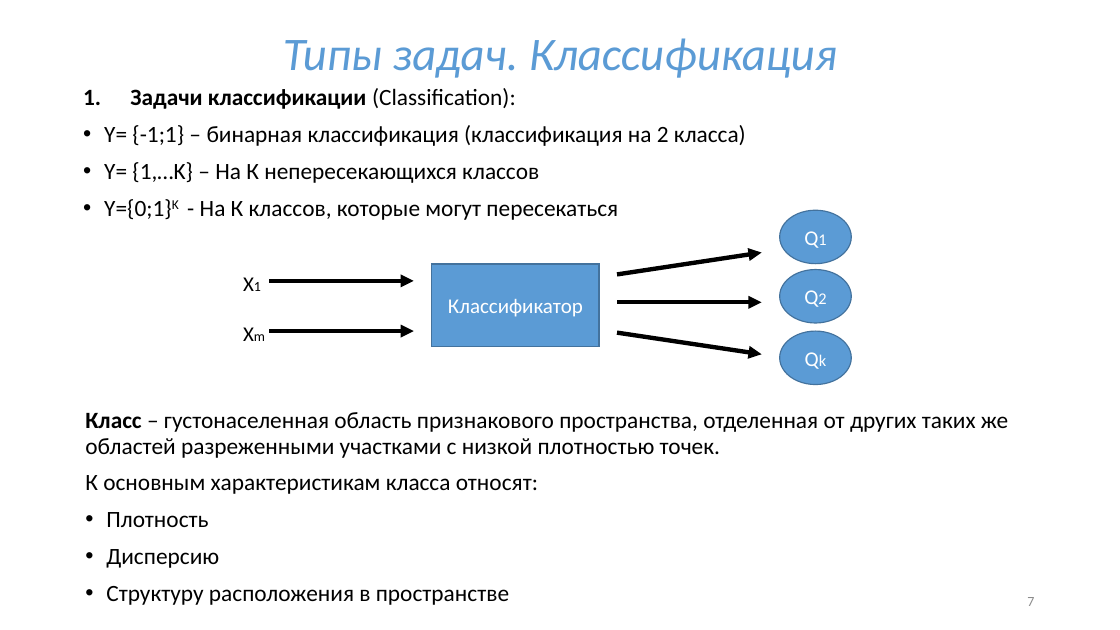
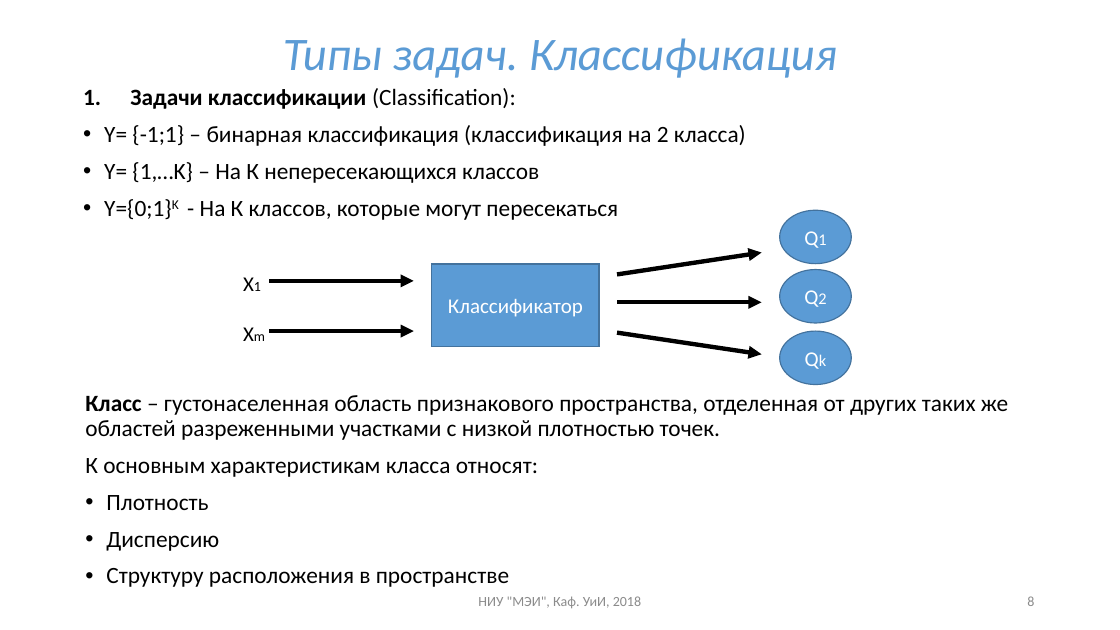
Before and after one commit to uii-mpei/uii-mpei.github.io, a slide deck: slide 8 of study/courses/iis/IIS_lec_1.pptx (slide 7 before the commit). Drawn at 1120x630 pixels with LibreOffice and Linux fonts; fonts in the diff are those of the drawing. Boxes give left, top, right and bottom in pixels: in the first picture for what was removed or moved away, otherwise in the second. Text is boxed around its words. In the diff, an @@ line names an element or a change of style, - is before the commit and + after.

```diff
--- a/study/courses/iis/IIS_lec_1.pptx
+++ b/study/courses/iis/IIS_lec_1.pptx
@@ text "Класс – густонаселенная область признакового ...": place and size @@
-text "Класс – густонаселенная область признакового ..." at (85, 412, 1008, 605)
+text "Класс – густонаселенная область признакового ..." at (85, 395, 1008, 587)
@@ text added at (478, 596, 641, 608), 12 pt, text #8C8C8C @@
+НИУ "МЭИ", Каф. УиИ, 2018
@@ page number at (1027, 596, 1034, 606): text changed @@
-7
+8
```
Also in this commit, not shown: 14 other slides changed, 1 slide added, 5 other files.
